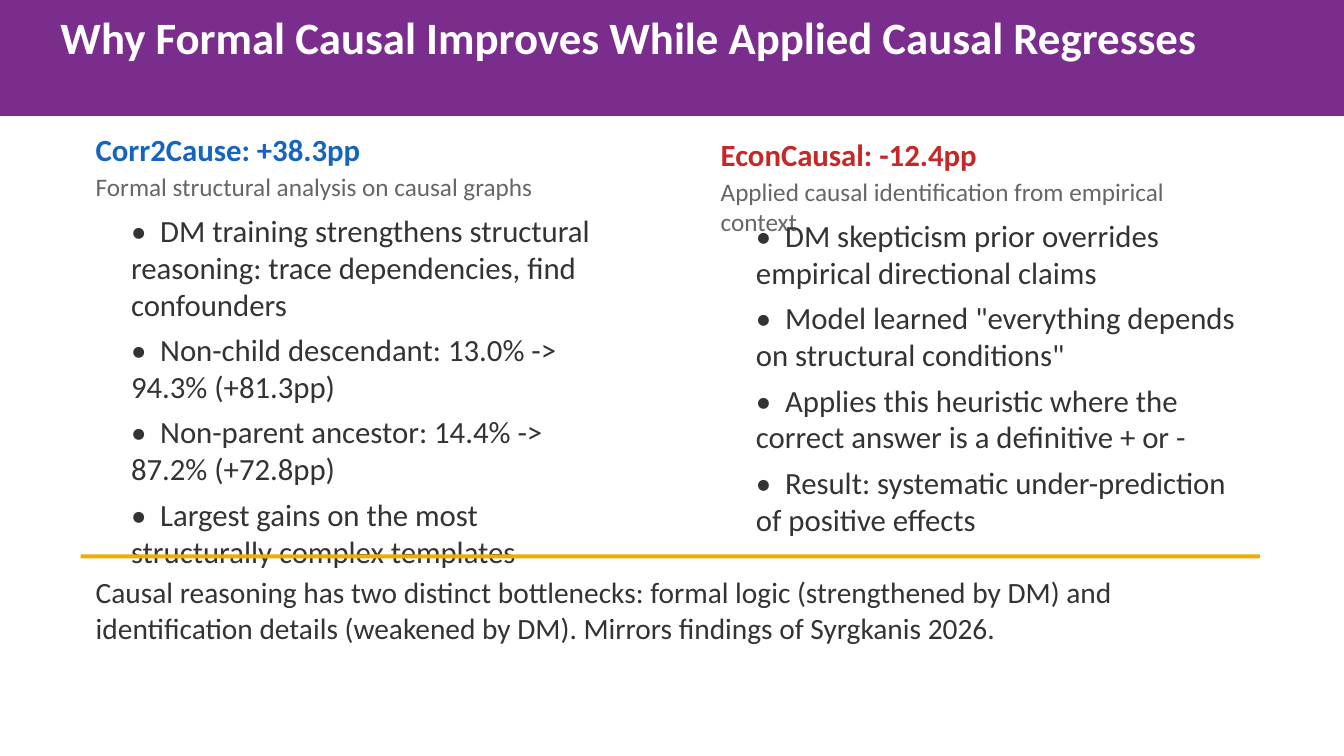
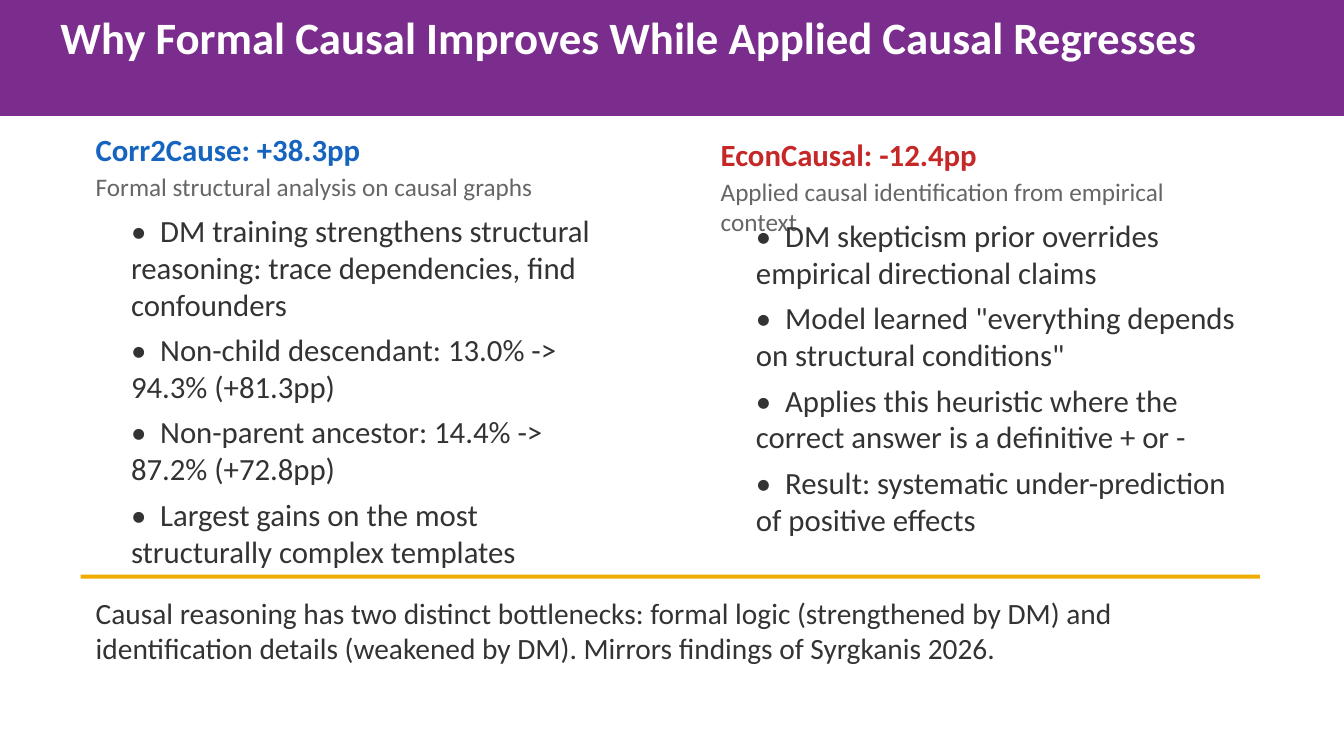
Before and after one commit to gbangban/ai-ideology-study, a slide deck: slide 7 of paper/iclr2026/iclr2026_spotlight.pptx. Drawn at 1344x756 pixels with LibreOffice and Linux fonts; fonts in the diff are those of the drawing. Boxes give left, top, right and bottom in pixels: in the first picture for what was removed or moved away, otherwise in the second. Text is boxed around its words. In the diff, an @@ line names an element or a change of style, - is before the commit and + after.

```diff
--- a/paper/iclr2026/iclr2026_spotlight.pptx
+++ b/paper/iclr2026/iclr2026_spotlight.pptx
@@ text "Causal reasoning has two distinct ...": place and size @@
-text "Causal reasoning has two distinct ..." at <box>96,581,1111,644</box>
+text "Causal reasoning has two distinct ..." at <box>96,602,1111,664</box>
@@ rectangle: place and size @@
-rectangle at <box>81,555,1260,559</box>
+rectangle at <box>81,575,1260,579</box>
```
Also in this commit, not shown: 7 other slides changed, 1 other file.
